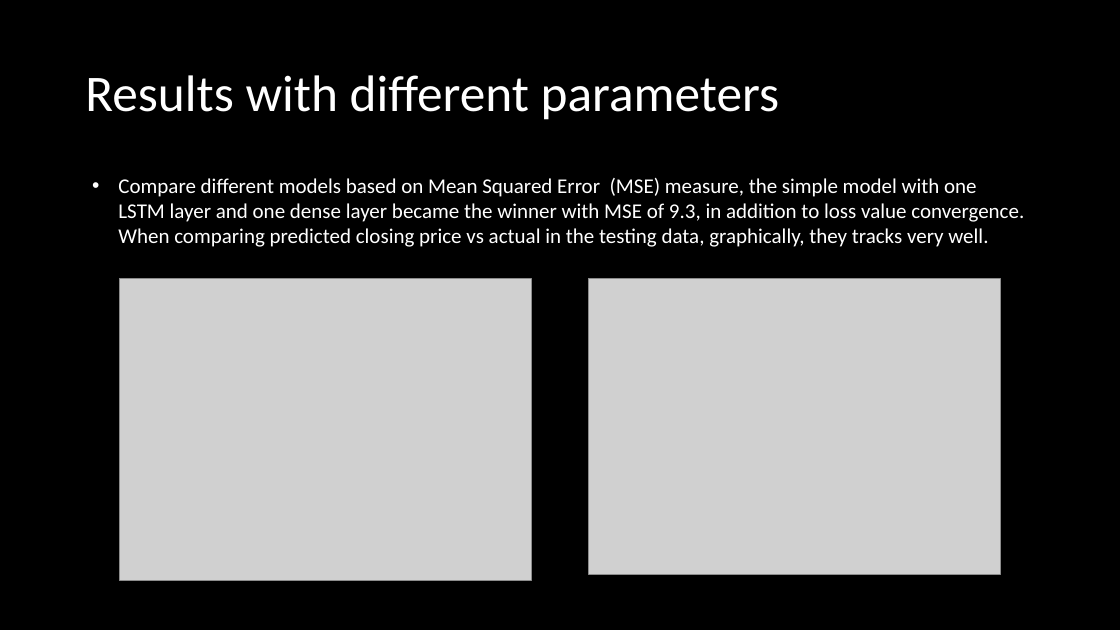
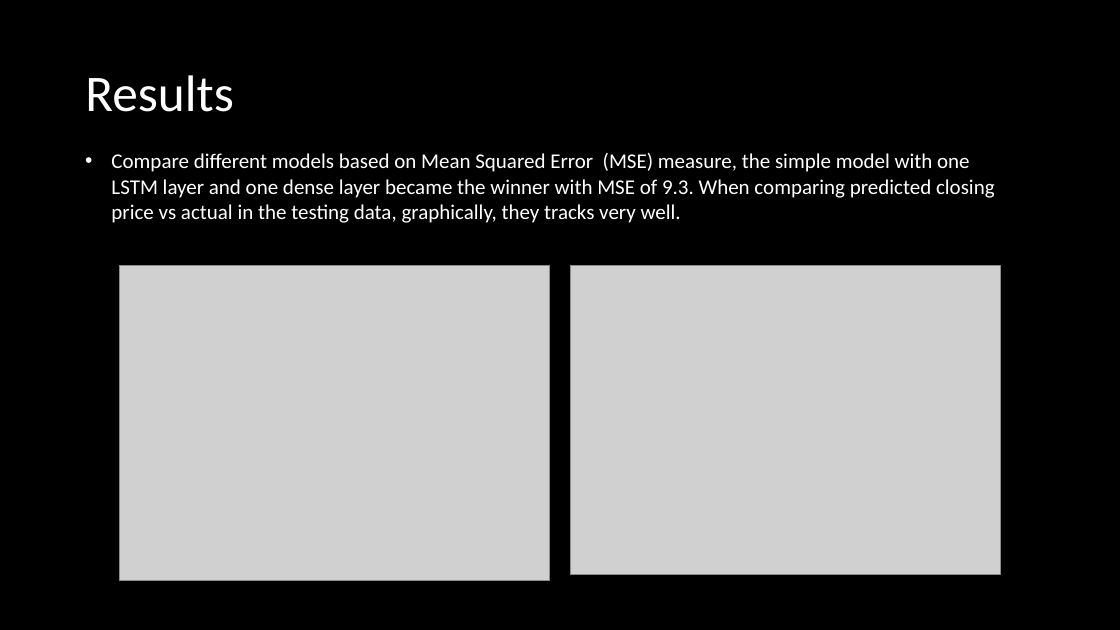
Before and after one commit to alexxlu/Project4, a slide deck: slide 5 of Stock Price prediction.pptx. Drawn at 1120x630 pixels with LibreOffice and Linux fonts; fonts in the diff are those of the drawing; grey boxes stand for pictures. Boxes give left, top, right and bottom in pixels: in the first picture for what was removed or moved away, otherwise in the second. Text is boxed around its words. In the diff, an @@ line names an element or a change of style, - is before the commit and + after.

```diff
--- a/Stock Price prediction.pptx
+++ b/Stock Price prediction.pptx
@@ title at <box>85,75,234,112</box>: text changed @@
-Results with different parameters
+Results
@@ text at <box>111,153,995,223</box>: text changed @@
-• Compare different models based on Mean Squared Error (MSE) measure, the simple model with one LSTM layer and one dense layer became the winner with MSE of 9.3, in addition to loss value convergence. When comparing predicted closing price vs actual in the testing data, graphically, they tracks very well.
+• Compare different models based on Mean Squared Error (MSE) measure, the simple model with one LSTM layer and one dense layer became the winner with MSE of 9.3. When comparing predicted closing price vs actual in the testing data, graphically, they tracks very well.
@@ picture: place and size @@
-picture at <box>120,279,532,581</box>
+picture at <box>120,266,549,581</box>
@@ picture: place and size @@
-picture at <box>589,278,1001,574</box>
+picture at <box>571,266,1001,575</box>
```
Also in this commit, not shown: 2 other slides changed, 4 slides added, 6 other files.
